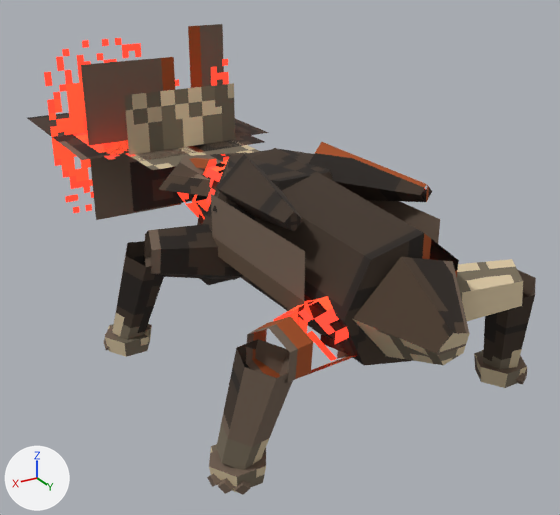
The glTF model to-rust-as-we-fall/resources/models/fauna/gnawer.gltf, before and after one commit.
Both versions are drawn from a 50 mm lens placed at (0.905, 1.356, 0.978), pointed at (-0.08, -0.285, 0.157). Every picture has the same lights, and +X, +Y and +Z are marked at lower left. The older version comes first. Vertices at exactly the same position are counted once.

Objects in the first picture: 'GnawerRigged'.
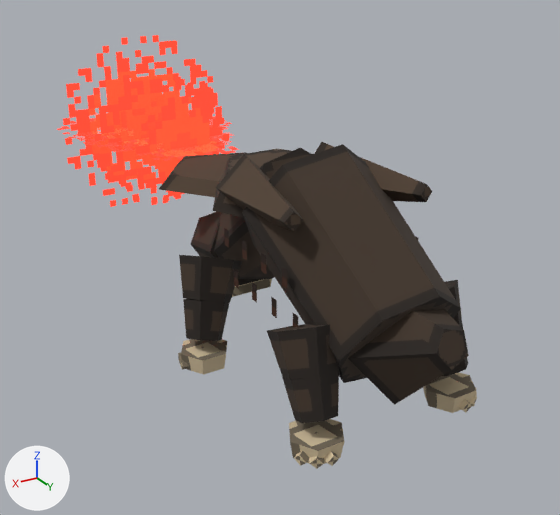
The change, as a list of edits to the scene's bpy script:
```text
Change me_gnawerrigged:
    used by ob_gnawerrigged; location = (0.0, 0.0, 0.0)
    remove me_gnawerrigged.from_pydata(...)  # 432 vertices, 628 faces; spans x -0.41..0.41, y -1.32..0.47, z 0.0..0.67
    add me_gnawerrigged.from_pydata(...)  # 432 vertices, 628 faces; spans x -0.3..0.3, y -1.32..0.47, z 0.0..0.68
    me_gnawerrigged part 1: the loose piece of 10 vertices spanning x -0.1..0.12, y 0.3..0.47, z 0.18..0.42 is turned 33.9 degrees about the x axis through its middle and scaled by 1.05, then moved by (0.0, -0.01, -0.05)
    me_gnawerrigged part 2: the loose piece of 12 vertices spanning x -0.12..0.12, y -0.64..-0.39, z 0.21..0.42 is turned 11.1 degrees about the x axis through its middle and scaled by 0.975, then moved by (0.0, 0.11, -0.13)
    me_gnawerrigged part 3: the loose piece of 12 vertices spanning x 0.28..0.41, y -0.36..-0.26, z 0.0..0.04 is moved by (-0.13, 0.17, 0.0)
    me_gnawerrigged part 4: the loose piece of 8 vertices spanning x 0.34..0.41, y -0.33..-0.29, z 0.0..0.04 is moved by (-0.13, 0.18, 0.0)
    me_gnawerrigged part 5: the loose piece of 12 vertices spanning x -0.41..-0.28, y 0.22..0.32, z 0.0..0.04 is moved by (0.17, 0.01, 0.0)
    me_gnawerrigged part 6: the loose piece of 8 vertices spanning x -0.4..-0.33, y 0.25..0.32, z 0.0..0.04 is turned -20.2 degrees about the z axis through its middle, then moved by (0.18, 0.02, 0.0)
    me_gnawerrigged part 7: the loose piece of 8 vertices spanning x -0.38..-0.32, y 0.26..0.33, z 0.0..0.04 is turned -20.2 degrees about the z axis through its middle, then moved by (0.18, 0.01, 0.0)
    me_gnawerrigged part 8: the loose piece of 12 vertices spanning x 0.28..0.41, y 0.22..0.32, z 0.0..0.04 is moved by (-0.17, 0.01, 0.0)
    me_gnawerrigged part 9: the loose piece of 8 vertices spanning x 0.32..0.38, y 0.26..0.33, z 0.0..0.04 is turned 20.2 degrees about the z axis through its middle, then moved by (-0.18, 0.01, 0.0)
    me_gnawerrigged part 10: the loose piece of 8 vertices spanning x 0.33..0.4, y 0.25..0.32, z 0.0..0.04 is turned 20.2 degrees about the z axis through its middle, then moved by (-0.18, 0.02, 0.0)
    me_gnawerrigged part 11: the loose piece of 8 vertices spanning x 0.34..0.41, y 0.25..0.29, z 0.0..0.04 is turned 20.2 degrees about the z axis through its middle, then moved by (-0.17, 0.02, 0.0)
    me_gnawerrigged part 12: 136 of 432 vertices moved; they spanned x -0.39..0.39, y -0.59..0.37, z 0.02..0.48 and now span x -0.26..0.26, y -0.51..0.38, z 0.0..0.55; mean shift (0.0, 0.05, -0.04); largest move (-0.03, -0.24, 0.19) -> (-0.03, 0.04, 0.31)
    me_gnawerrigged part 13: texture (UV) coordinates of 628 of 628 faces, centred in x -0.41..0.41, y -1.12..0.46, z 0.0..0.48, changed; they spanned u 0.01..0.98, v 0.01..0.39 and now span u 0.01..0.98, v 0.01..0.35
    other edits to the shape of me_gnawerrigged do not show in these pictures
```

Location of each change, (x1, y1, x2, y2) in pixels of the pictures (560 x 515 px; the box of a moved part takes in the faces that stretch with it):
'GnawerRigged', reshaped, surface changed (17% narrower, 8% shorter): before (27, 24, 536, 495); after (57, 35, 477, 469)
part 1 of me_gnawerrigged, moved or reshaped: before (353, 257, 470, 365); after (348, 309, 469, 405)
part 2 of me_gnawerrigged, moved or reshaped: before (177, 154, 229, 219); after (191, 212, 263, 285)
part 3 of me_gnawerrigged, moved or reshaped: before (105, 324, 152, 357); after (181, 339, 227, 375)
part 4 of me_gnawerrigged, moved or reshaped: before (104, 340, 110, 350); after (179, 347, 204, 370)
part 5 of me_gnawerrigged, moved or reshaped: before (474, 350, 527, 388); after (423, 372, 476, 413)
part 6 of me_gnawerrigged, moved or reshaped (mostly hidden before): before (525, 368, 527, 376); after (451, 383, 477, 406)
part 7 of me_gnawerrigged, moved or reshaped: before (515, 373, 526, 385); after (449, 383, 472, 412)
part 8 of me_gnawerrigged, moved or reshaped: before (209, 444, 266, 493); after (289, 419, 344, 464)
part 9 of me_gnawerrigged, moved or reshaped: before (234, 480, 250, 495); after (317, 432, 339, 466)
part 10 of me_gnawerrigged, moved or reshaped: before (218, 478, 234, 494); after (309, 432, 324, 469)
part 11 of me_gnawerrigged, moved or reshaped: before (207, 473, 221, 487); after (294, 432, 316, 466)
part 12 of me_gnawerrigged, moved or reshaped: before (112, 148, 536, 470); after (179, 144, 468, 423)
part 13 of me_gnawerrigged, surface changed: before (27, 24, 536, 495); after (57, 35, 477, 469)
